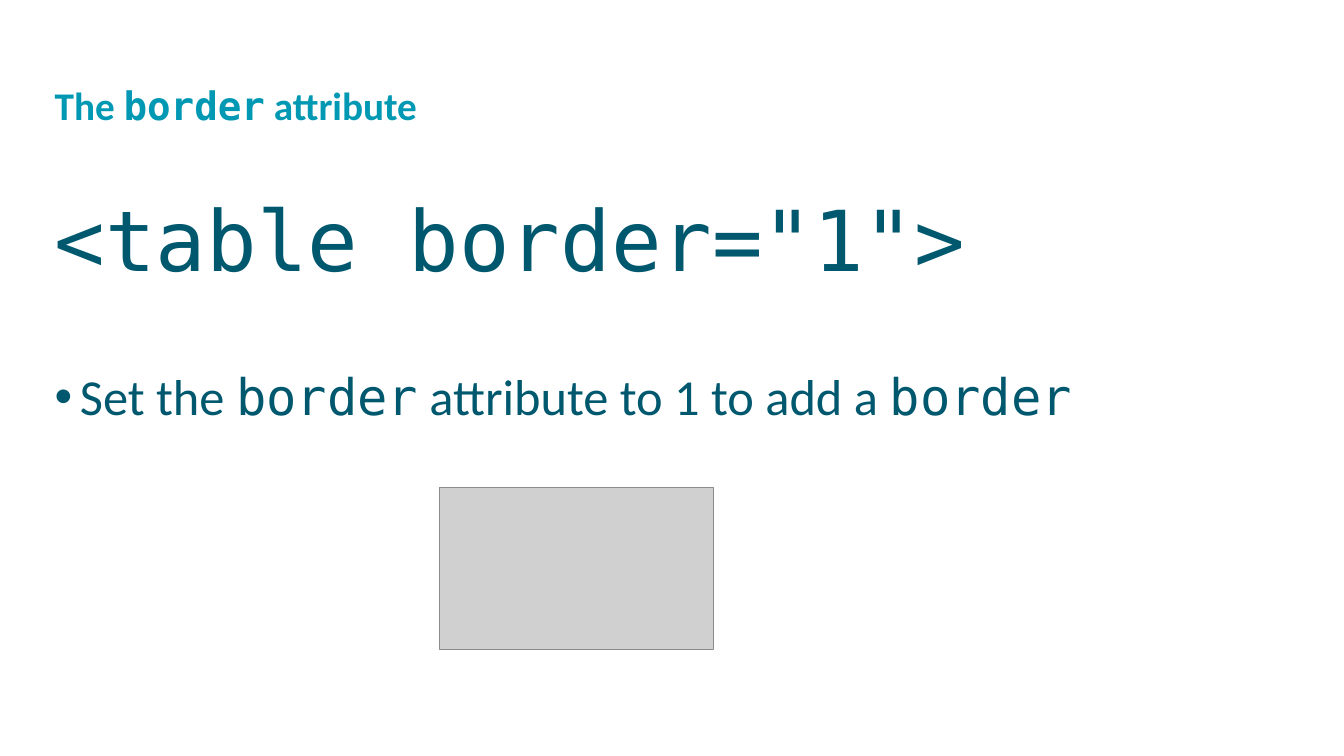
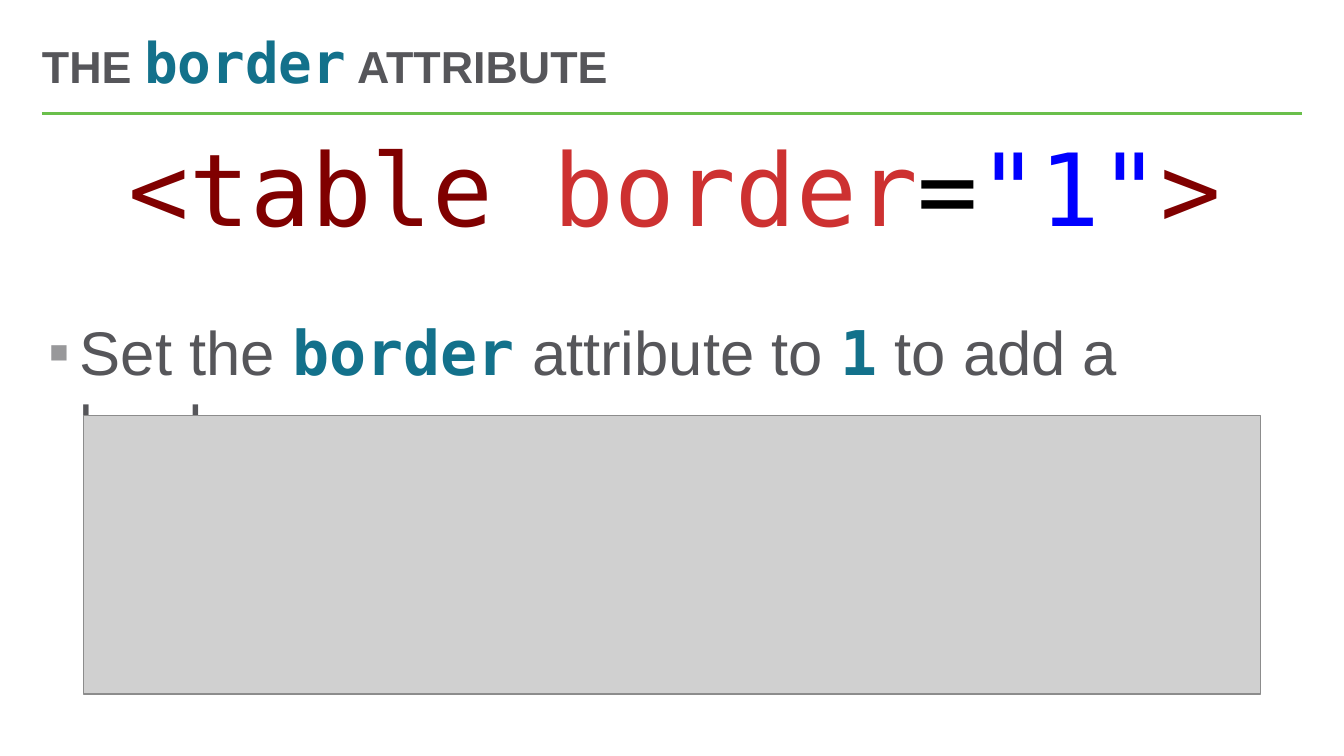
Before and after one commit to hytechclub/web-101, a slide deck: slide 6 of Week04/TablesAndIFrames.pptx (slide 5 before the commit). Drawn at 1344x756 pixels with LibreOffice and Linux fonts; fonts in the diff are those of the drawing; grey boxes stand for pictures; background and template pictures are left out. Boxes give left, top, right and bottom in pixels: in the first picture for what was removed or moved away, otherwise in the second. Text is boxed around its words. In the diff, an @@ line names an element or a change of style, - is before the commit and + after.

```diff
--- a/Week04/TablesAndIFrames.pptx
+++ b/Week04/TablesAndIFrames.pptx
@@ title "THE border ATTRIBUTE" at <box>42,40,607,84</box>: vertical alignment top to middle @@
@@ title at <box>42,40,607,84</box>: text changed; size 28 to 32 pt; font Calibri to Arial; text colour #0098B2 to #56565A @@
-The border attribute
+THE border ATTRIBUTE
@@ line added from (42, 113) to (1303, 113), #54C8E8 2.25 pt @@
@@ text "<table border="1">": place and size @@
-text "<table border="1">" at <box>55,206,1072,416</box>
+text "<table border="1">" at <box>80,149,1222,461</box>
@@ text "<table border="1">" at <box>80,149,1222,461</box>: size 60 to 72 pt, text colour #00586E to #800000 in "<table border="1">"; text colour #00586E to #CD3131, text colour #00586E to #000000, text colour #00586E to #0000FF in "border="1">"; size 36 to 44 pt in "Set the border attribute to 1 to ..."; font Calibri to Arial in "Set the attribute to to add a"; font Calibri to DejaVu Sans Mono in "1"; font DejaVu Sans Mono to Arial in "border"; text colour #00586E to #56565A in "Set the attribute to to add a ..."; text colour #00586E to #13718B, bold on in "border 1"; alignment left to centre; indent changed; line spacing 0.9 to 1; more space between paragraphs; bullet • to ▪ @@
@@ picture added at <box>84,415,1260,694</box> @@
@@ picture removed at <box>440,488,714,649</box> @@
```
Also in this commit, not shown: 3 other slides changed, 5 slides added, 7 slides removed.
